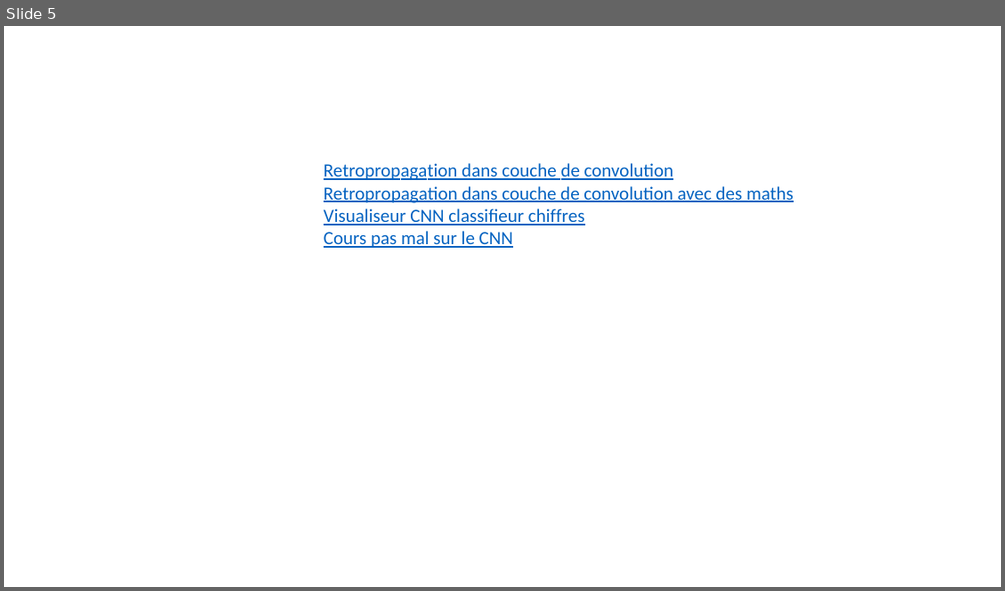
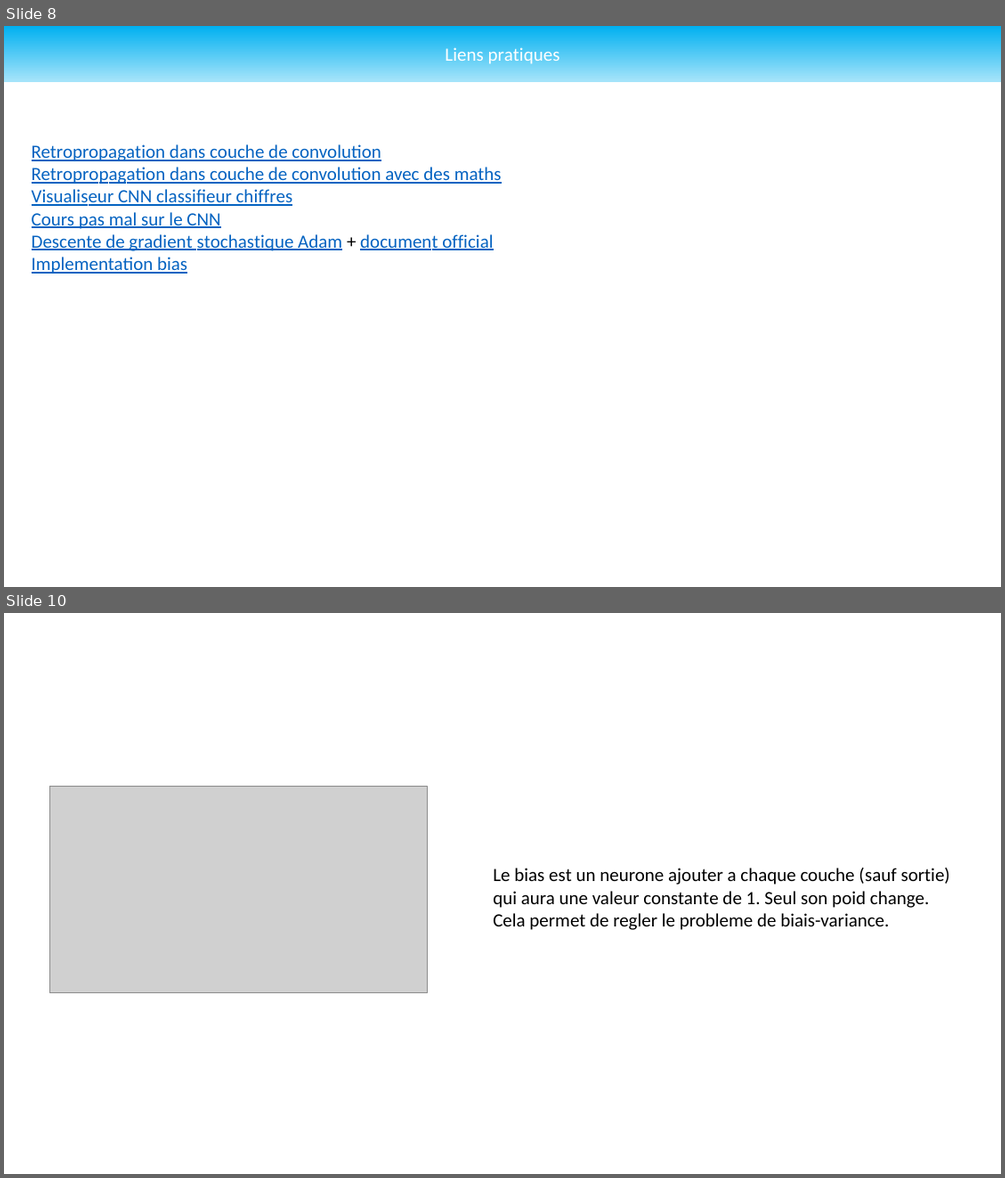
Before and after one commit to Undefined-Team/ProtoDeep-old, a slide deck: Docs/Draft/Draft_Struct.pptx. Shown one above the other, each under a label of ours: slide 5 before the commit, slides 8 and 10 after it; the slides between them are not shown. The pictures are 1005x591 and 1005x1178 pixels, drawn with LibreOffice and Linux fonts; fonts in the diff are those of the drawing; grey boxes stand for pictures. Boxes give left, top, right and bottom in pixels: in the first picture for what was removed or moved away, otherwise in the second. Text is boxed around its words. In the diff, an @@ line names an element or a change of style, - is before the commit and + after.

```diff
--- a/Docs/Draft/Draft_Struct.pptx
+++ b/Docs/Draft/Draft_Struct.pptx
@@ slide 10 added at [4,613,1001,1174], background #FFFFFF @@
@@ picture added at [49,786,428,993] @@
@@ text added at [493,868,950,930], 18 pt, text #000000 @@
+Le bias est un neurone ajouter a chaque couche (sauf sortie)
+qui aura une valeur constante de 1. Seul son poid change.
+Cela permet de regler le probleme de biais-variance.
@@ what was slide 5 is now slide 8 @@
@@ slide 8 changed as well @@
@@ rectangle added at [4,26,1001,81], fill gradient #00B0F0 to #A6E4FA, 18 pt, text #FFFFFF @@
+Liens pratiques
@@ text "Retropropagation dans couche de convolution": place and size @@
-text "Retropropagation dans couche de convolution" at [324,163,793,248]
+text "Retropropagation dans couche de convolution" at [32,144,502,273]
@@ text at [32,234,493,273]: paragraphs added @@
+Descente de gradient stochastique Adam + document official
+Implementation bias
```
Also in this commit, not shown: 4 other slides changed, 4 other slides added, 1 other file.
